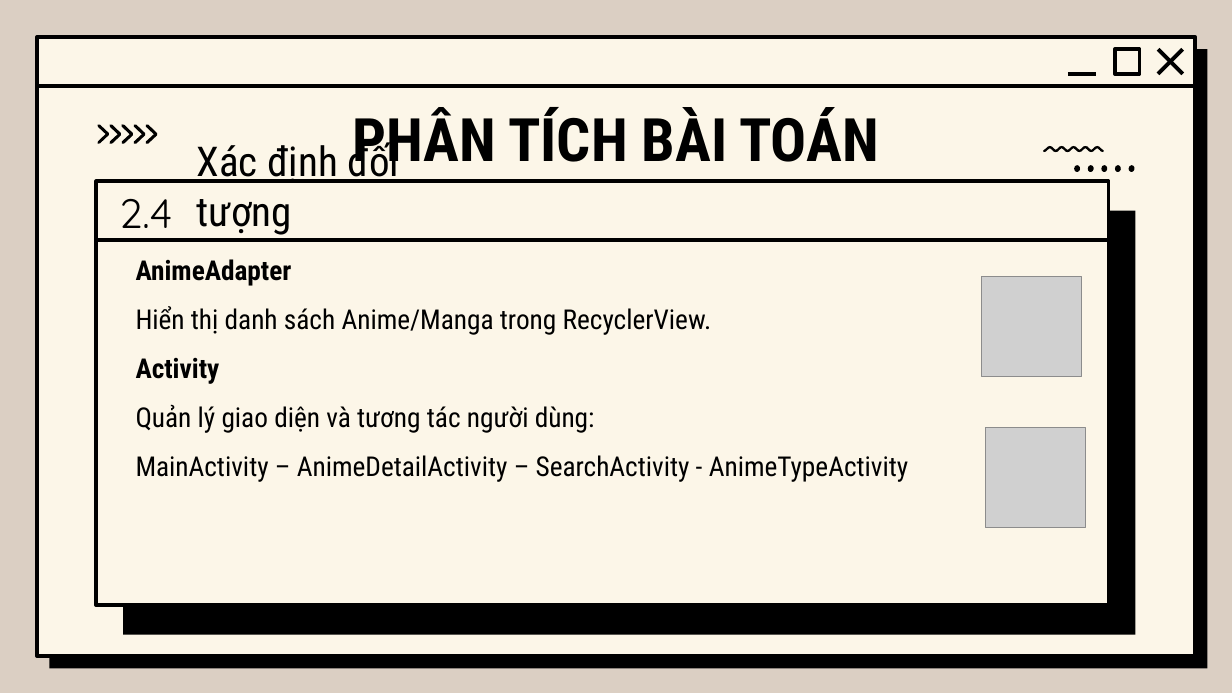
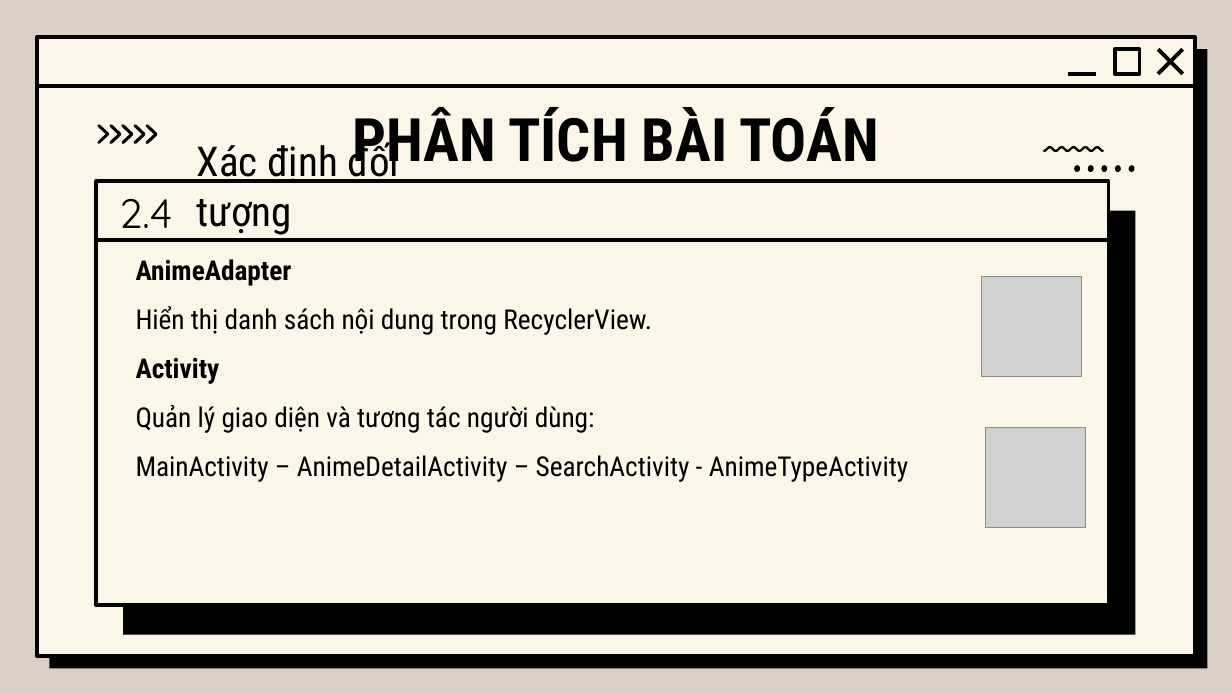
Before and after one commit to Manhwa-Academy/trailer, a slide deck: slide 17 of baocao/báo cáo.pptx. Drawn at 1232x693 pixels with LibreOffice and Linux fonts; fonts in the diff are those of the drawing; grey boxes stand for pictures; background and template pictures are left out. Boxes give left, top, right and bottom in pixels: in the first picture for what was removed or moved away, otherwise in the second. Text is boxed around its words. In the diff, an @@ line names an element or a change of style, - is before the commit and + after.

```diff
--- a/baocao/báo cáo.pptx
+++ b/baocao/báo cáo.pptx
@@ text at (x1=136, y1=306, x2=652, y2=335): text changed @@
-Hiển thị danh sách Anime/Manga trong RecyclerView.
+Hiển thị danh sách nội dung trong RecyclerView.
```
Also in this commit, not shown: 14 other slides changed.
